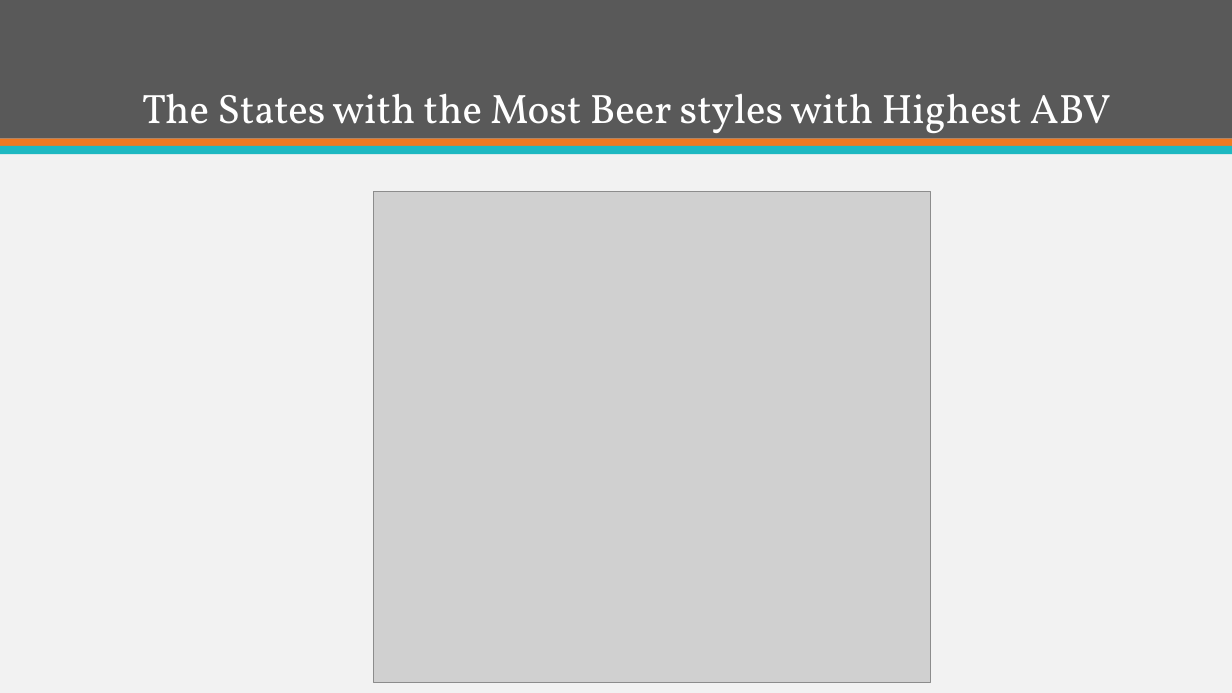
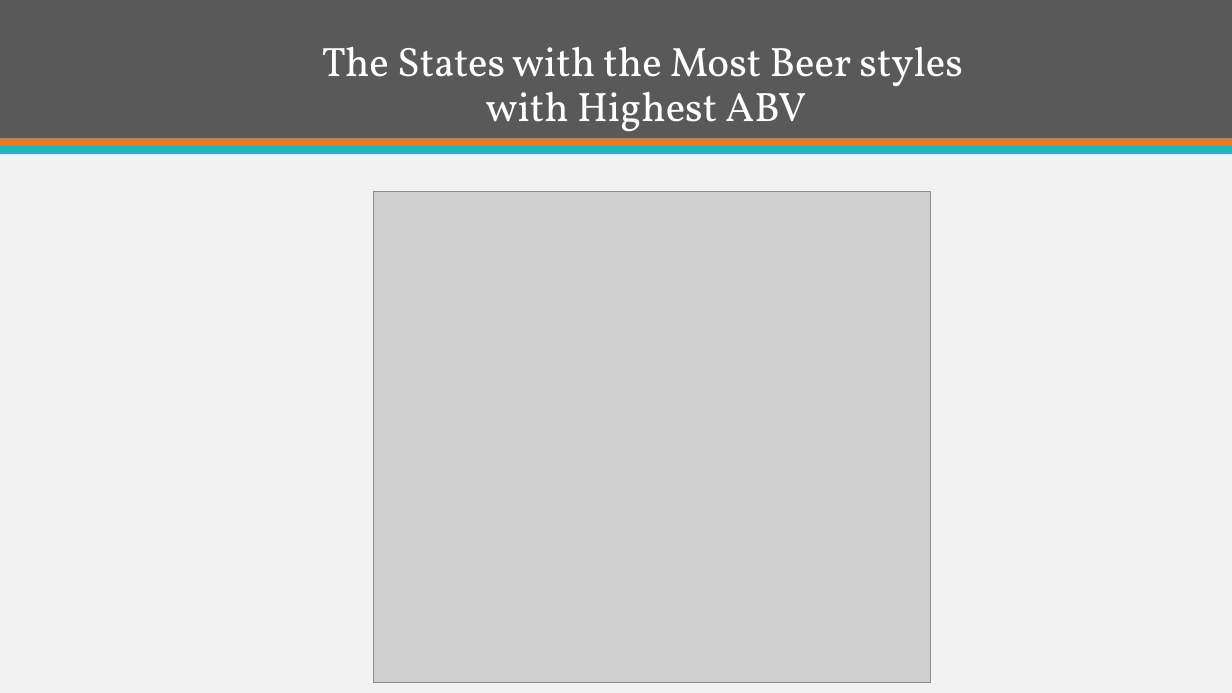
Before and after one commit to ItsGreyedOut/Brewery-Startup, a slide deck: slide 8 of presentation.pptx. Drawn at 1232x693 pixels with LibreOffice and Linux fonts; fonts in the diff are those of the drawing; grey boxes stand for pictures. Boxes give left, top, right and bottom in pixels: in the first picture for what was removed or moved away, otherwise in the second. Text is boxed around its words. In the diff, an @@ line names an element or a change of style, - is before the commit and + after.

```diff
--- a/presentation.pptx
+++ b/presentation.pptx
@@ title "The States with the Most ...": place and size @@
-title "The States with the Most ..." at bbox=[142, 93, 1111, 142]
+title "The States with the Most ..." at bbox=[322, 46, 963, 139]
@@ title "The States with the Most ..." at bbox=[322, 46, 963, 139]: alignment left to centre; vertical alignment bottom to top @@
```
Also in this commit, not shown: 2 slides added, 2 slides removed, 2 other files.
